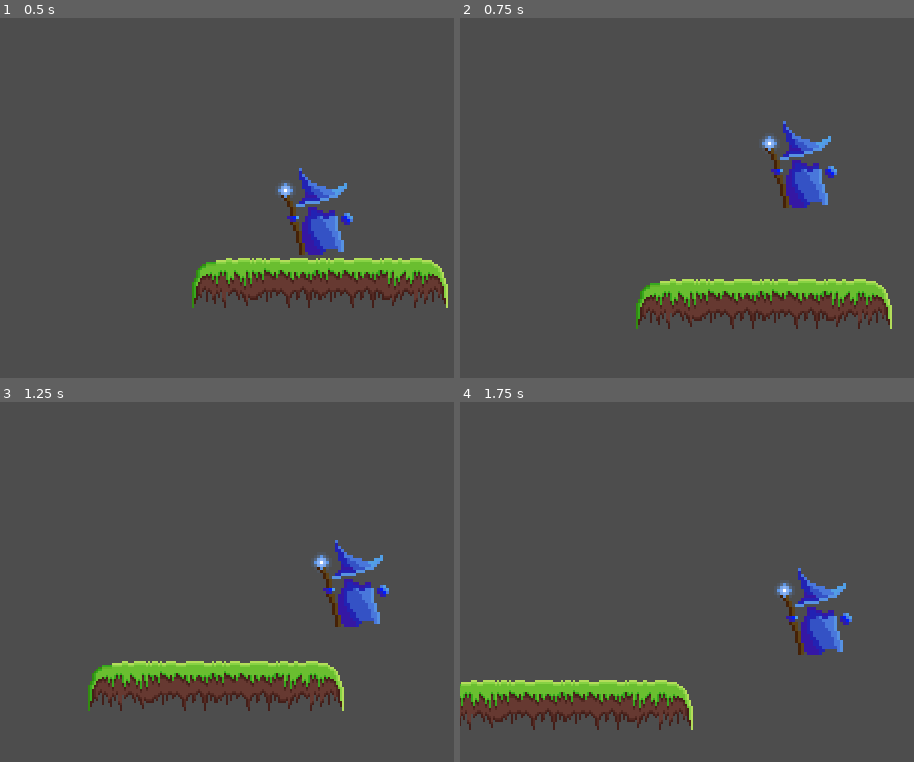
Above: before the commit, frames 1-4 (two rows, left to right).
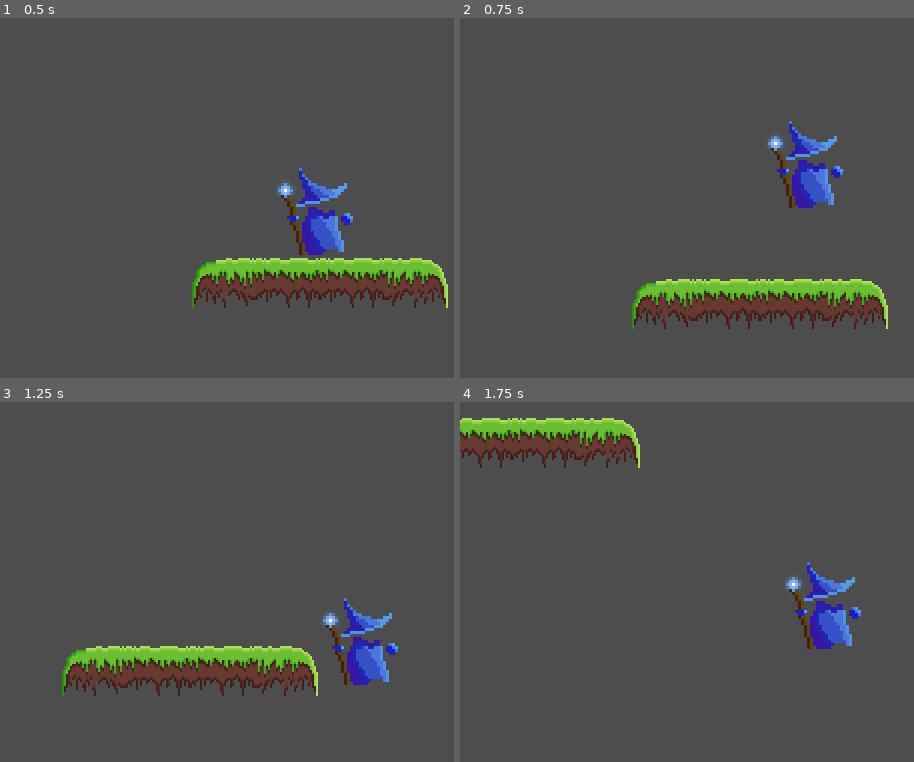
Above: after the commit, the same moments.

Repository: morganlabs-college/barrys-adventure
Game: Godot game, scene res://levels/main.tscn
Same seed, same stepped clock (60 frames per second), same inputs: the game is played once before the commit and once after it.
Inputs:
- Up to frame 1 (0.5 s): no input
- Up to frame 2 (0.75 s): hold Right (Right) from 0.53 s (still down); hold Space (Jump) from 0.53 s (still down)
- Up to frame 3 (1.25 s): keep holding Right (Right); keep holding Space (Jump)
- Up to frame 4 (1.75 s): keep holding Right (Right); release Space (Jump) at 1.28 s; tap Shift (Sprint) at 1.35 s; tap Space (Jump) at 1.52, 1.55 s

Frame 1 is identical in both runs. In frame 2, 4.4% of the frame differs, in the area x 37-96%, y 28-87%; in frame 3, 11%; in frame 4, 12%, in the area x 0-89%, y 4-92%.

Commit message:
fix: player movement speed
Increased player movement multiplier from 100 to 125

Diff:
--- a/src/components/player/movement.gd
+++ b/src/components/player/movement.gd
@@ -1,11 +1,13 @@
 extends CharacterBody2D
 
-const SPEED = 100.0
-const SPRINT_MULTIPLIER = 2.0
+const SPEED := 125.0
+const SPRINT_MULTIPLIER := 2.0
 
-const JUMP_HEIGHT = 35.0
-const JUMP_TIME_PEAK = 0.3
-const JUMP_TIME_DESCENT = 0.3
+const JUMP_HEIGHT := 35.0
+const JUMP_TIME_PEAK := 0.3
+const JUMP_TIME_DESCENT := 0.3
+
+var has_double_jumped := false
 
 @onready var jump_velocity = ((2.0 * JUMP_HEIGHT) / JUMP_TIME_PEAK) * -1.0
 @onready var jump_gravity = ((-2.0 * JUMP_HEIGHT) / (JUMP_TIME_PEAK * JUMP_TIME_PEAK)) * -1.0
@@ -22,11 +24,20 @@
 	var direction := Input.get_axis("Left", "Right")
 	var sprint_multiplier := SPRINT_MULTIPLIER if Input.is_action_pressed("Sprint") else 1.0
 
-	if Input.is_action_pressed("Jump") and is_on_floor():
-		velocity.y = jump_velocity
+	if Input.is_action_pressed("Jump"):
+		if is_on_floor():
+			velocity.y = jump_velocity
+
+	if Input.is_action_just_pressed("Jump") and !is_on_floor() and !has_double_jumped:
+		velocity.y = jump_velocity / 1.25
+		has_double_jumped = true
+
+	if is_on_floor():
+		has_double_jumped = false
 
 	if direction:
 		velocity.x = direction * SPEED * sprint_multiplier
+
 	else:
 		velocity.x = move_toward(velocity.x, 0, SPEED)
 
